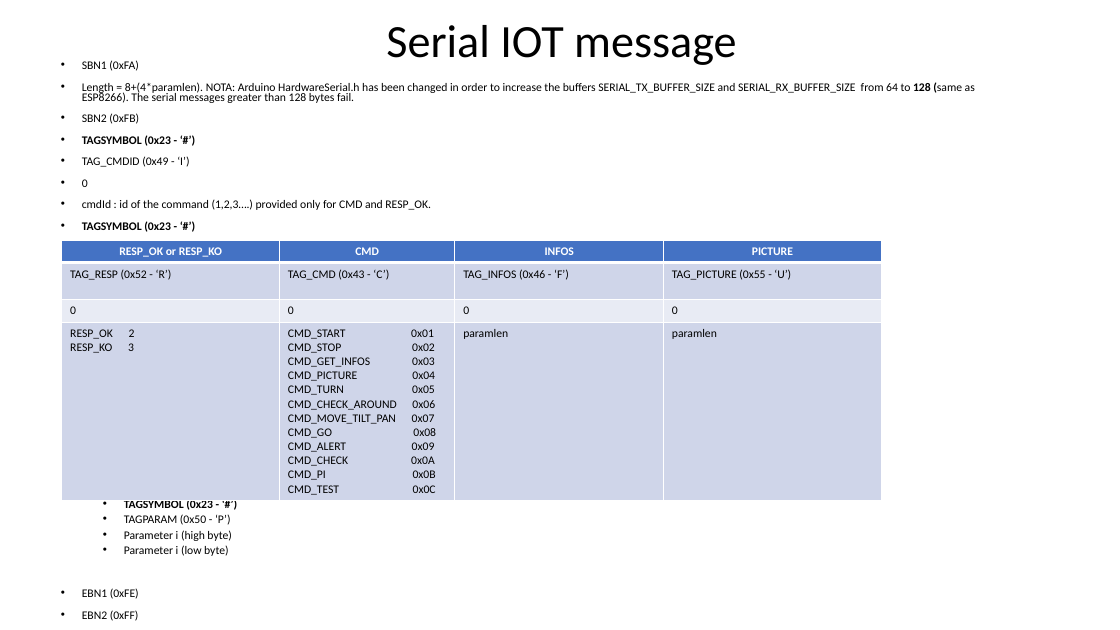
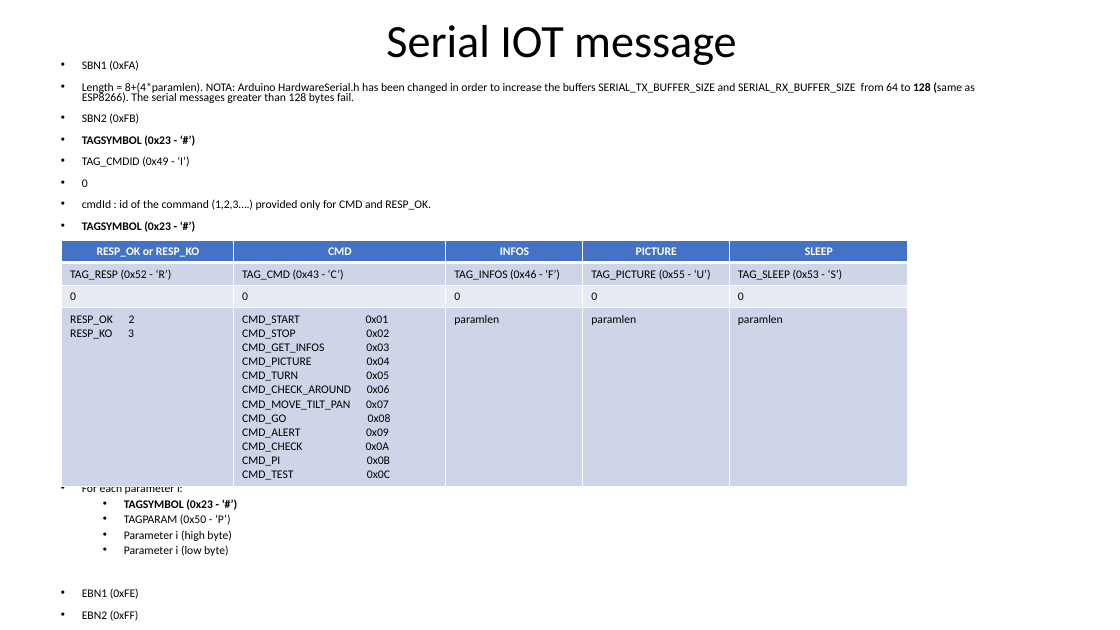
Before and after one commit to RobotEdh/RobotMicroControl, a slide deck: slide 6 of libraries/Diagramm Robot v2.pptx. Drawn at 1120x630 pixels with LibreOffice and Linux fonts; fonts in the diff are those of the drawing. Boxes give left, top, right and bottom in pixels: in the first picture for what was removed or moved away, otherwise in the second. Text is boxed around its words. In the diff, an @@ line names an element or a change of style, - is before the commit and + after.

Commit message:
improve deep sleep

```diff
--- a/libraries/Diagramm Robot v2.pptx
+++ b/libraries/Diagramm Robot v2.pptx
@@ table at bbox=[62, 240, 908, 484] @@
+column 5: SLEEP | TAG_SLEEP (0x53 - ‘S’) | 0 | paramlen
@@ table: place and size @@
-table at bbox=[62, 240, 881, 499]
+table at bbox=[62, 240, 908, 484]
```
Also in this commit, not shown: 2 other slides changed, 8 other files.
